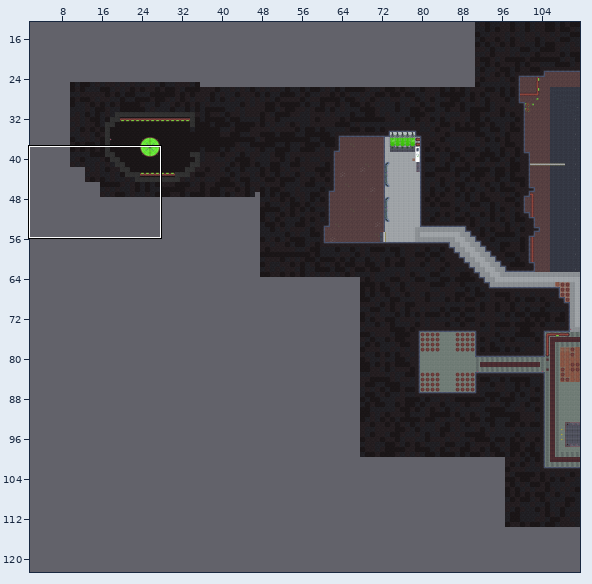
Tiled map: libGDX Workspace/core/assets/tileMaps/Level2/Level2Partial.tmx. The first picture is a wide view before the edit; the outline marks the close-up.
Close-up. Earlier state:
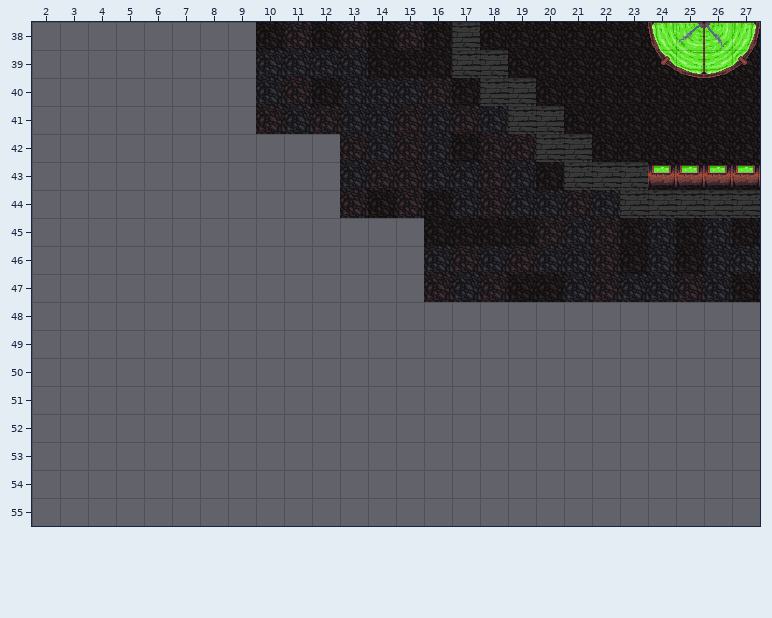
Cells are 32x32 px. Shown: x 2..27, y 38..55. The commit also changed other parts of the map, which this record leaves out.
The same view after the edit:
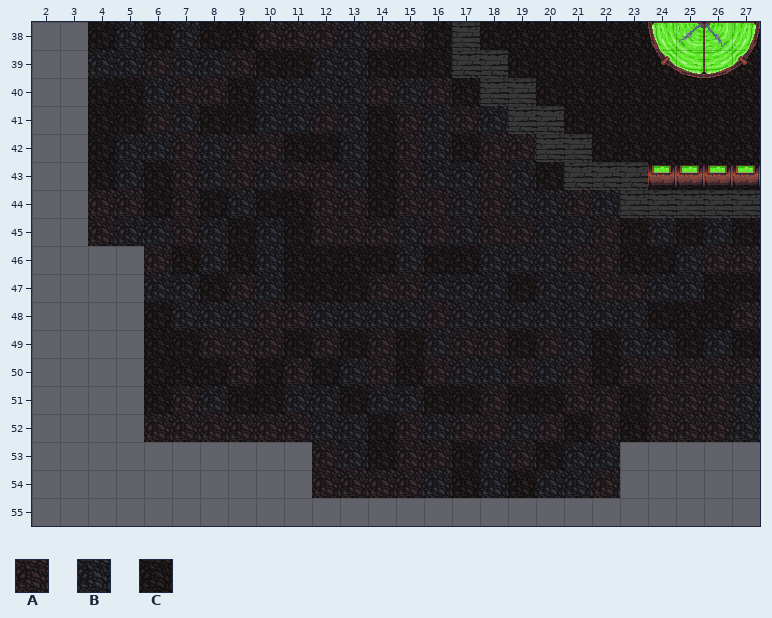
Key: from "Level One": A 132 "tile111 (2)", B 145 "tile119 (2)", C 166 "tile111 (4)".
_ is an empty cell.
Diff:
Layer "Level/9":
y 38: x 4..9 ______ -> CBCBCC
y 39: x 4..11 ________ -> BBABBACC
y 40: x 4..9 ______ -> CCBAAC; x 12 _ -> B
y 41: x 4..9 ______ -> CCABCC; x 14 _ -> C
y 42: x 4..12 _________ -> CBBABAACC; x 14 _ -> C
y 43: x 4..12 _________ -> CBCABABAA
y 44: x 4..12 _________ -> AACACBCCA
y 45: x 4..15 ____________ -> ABBABCBCAAAB; x 17 _ -> B
y 46: x 6..16 ___________ -> ACBCBCCCCBC; x 24..25 __ -> CB
y 47: x 6..15 __________ -> BBCABCCCAA; x 20 _ -> B; x 26 _ -> C
y 48: x 6..27 ______________________ -> CBBBAABBBBABBBBBBBCCCA
y 49: x 6..27 ______________________ -> CCAAACACACBAACABCBBCBC
y 50: x 6..27 ______________________ -> CCCACACBACABBABACAAAAA
y 51: x 6..27 ______________________ -> CABCCBBCBBCCACCAACAAAB
y 52: x 6..27 ______________________ -> AAAAAABBCABAABACACAAAB
y 53: x 12..22 ___________ -> ABCAACBACBB
y 54: x 12..22 ___________ -> AAAABCBCBBA
Changed places in both close-ups, as pixel boxes (x1, y1, x2, y2):
added: (88, 22, 760, 498)
